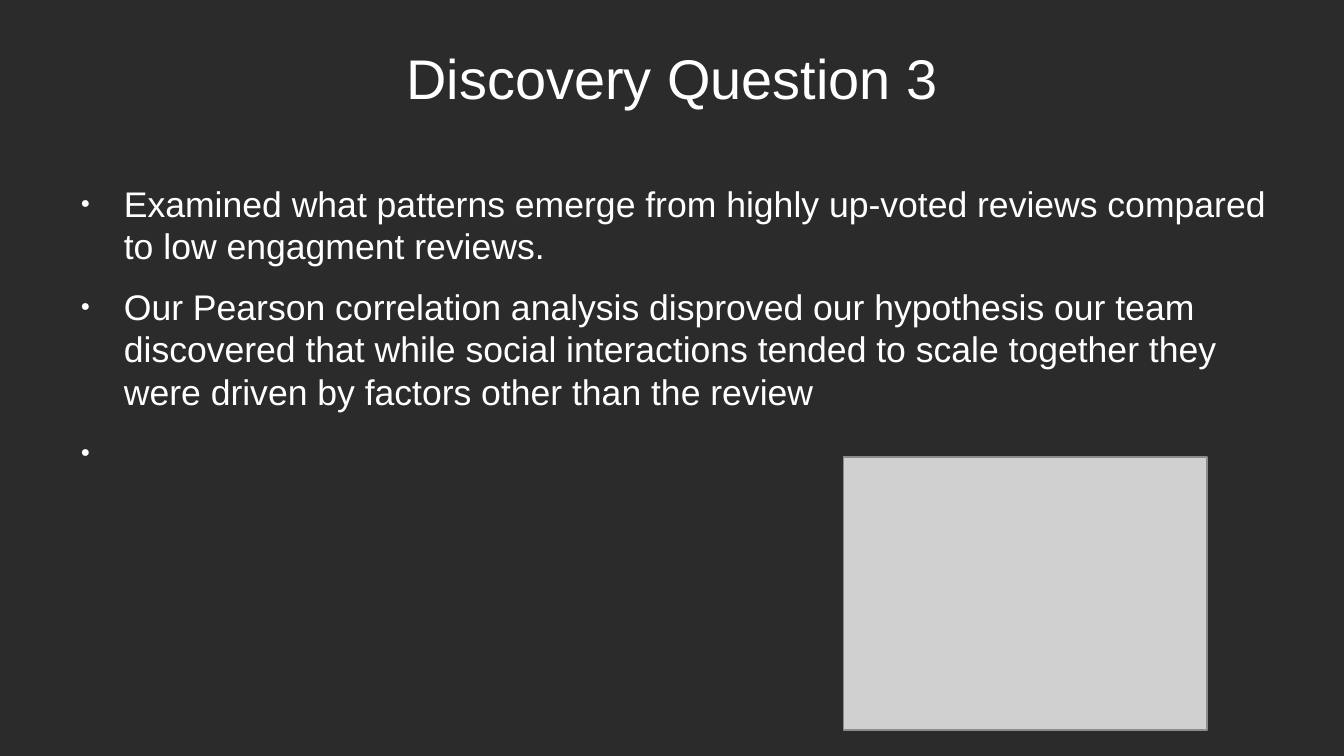
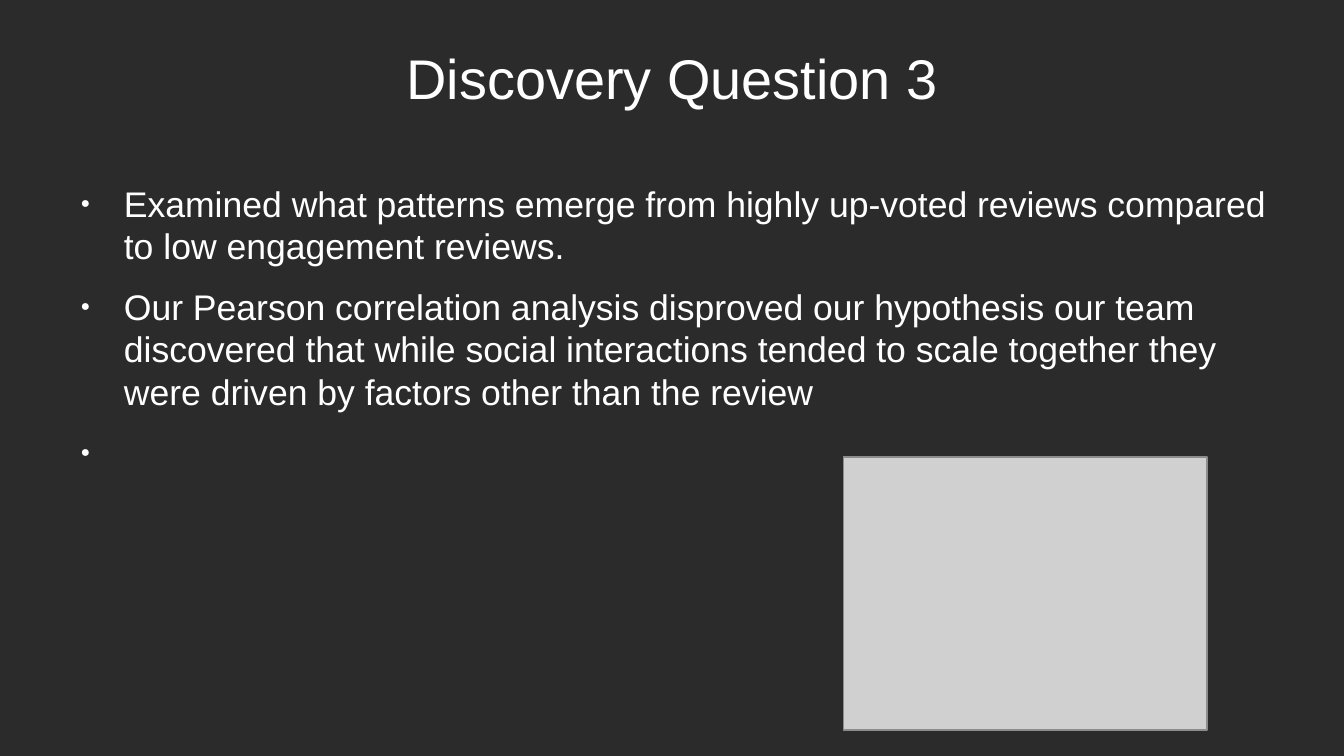
Before and after one commit to crystalstorm466/cs4412-project, a slide deck: slide 9 of docs/CS4412_David_Holland_Slides.odp. Drawn at 1344x756 pixels with LibreOffice and Linux fonts; fonts in the diff are those of the drawing; grey boxes stand for pictures; background and template pictures are left out; a plain dark background stands for a picture behind light text. Boxes give left, top, right and bottom in pixels: in the first picture for what was removed or moved away, otherwise in the second. Text is boxed around its words. In the diff, an @@ line names an element or a change of style, - is before the commit and + after.

```diff
--- a/docs/CS4412_David_Holland_Slides.odp
+++ b/docs/CS4412_David_Holland_Slides.odp
@@ text at (124,191,1265,267): text changed @@
-● Examined what patterns emerge from highly up-voted reviews compared to low engagment reviews.
+● Examined what patterns emerge from highly up-voted reviews compared to low engagement reviews.
```
Also in this commit, not shown: 5 other slides changed, 1 other file.
